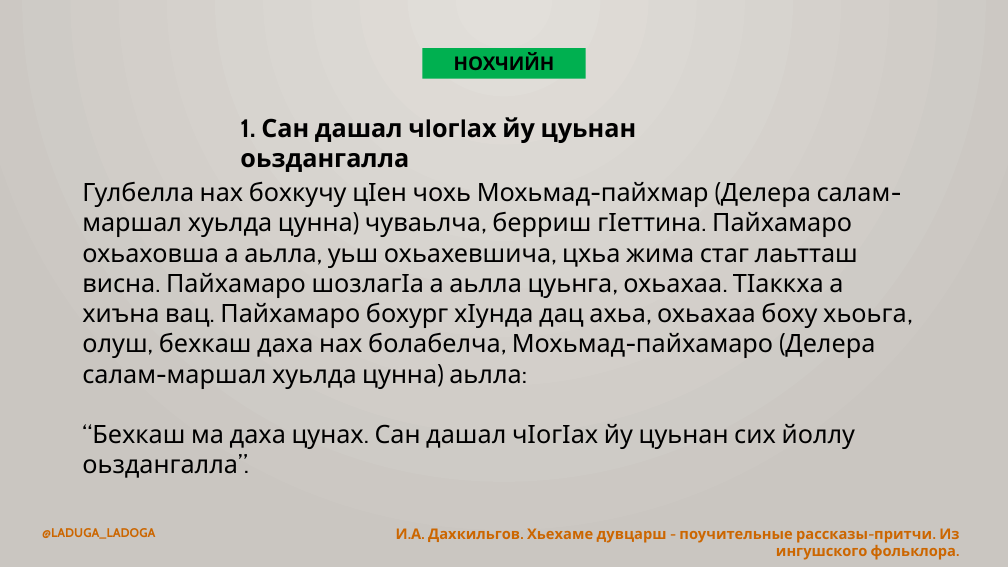
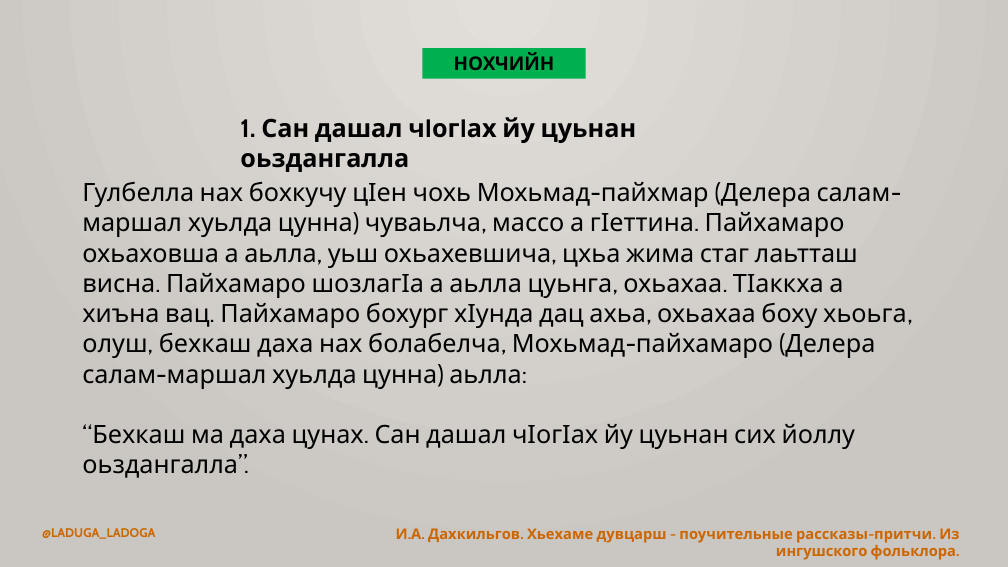
Before and after one commit to bumbari/dahkilgov, a slide deck: slide 7 of p/pptx/p_1_1.pptx. Drawn at 1008x567 pixels with LibreOffice and Linux fonts; fonts in the diff are those of the drawing. Boxes give left, top, right and bottom in pixels: in the first picture for what was removed or moved away, otherwise in the second. Text is boxed around its words. In the diff, an @@ line names an element or a change of style, - is before the commit and + after.

```diff
--- a/p/pptx/p_1_1.pptx
+++ b/p/pptx/p_1_1.pptx
@@ text at box(82, 181, 907, 389): text changed @@
-Гулбелла нах бохкучу цӀен чохь Мохьмад-пайхмар (Делера салам-маршал хуьлда цунна) чуваьлча, берриш гӀеттина. Пайхамаро охьаховша а аьлла, уьш охьахевшича, цхьа жима стаг лаьтташ висна. Пайхамаро шозлагӀа а аьлла цуьнга, охьахаа. ТӀаккха а хиъна вац. Пайхамаро бохург хӀунда дац ахьа, охьахаа боху хьоьга, олуш, бехкаш даха нах болабелча, Мохьмад-пайхамаро (Делера салам-маршал хуьлда цунна) аьлла:
+Гулбелла нах бохкучу цӀен чохь Мохьмад-пайхмар (Делера салам-маршал хуьлда цунна) чуваьлча, массо а гӀеттина. Пайхамаро охьаховша а аьлла, уьш охьахевшича, цхьа жима стаг лаьтташ висна. Пайхамаро шозлагӀа а аьлла цуьнга, охьахаа. ТӀаккха а хиъна вац. Пайхамаро бохург хӀунда дац ахьа, охьахаа боху хьоьга, олуш, бехкаш даха нах болабелча, Мохьмад-пайхамаро (Делера салам-маршал хуьлда цунна) аьлла:
```
Also in this commit, not shown: 2 other slides changed, 1 slide added, 2 slides removed, 2 other files.
